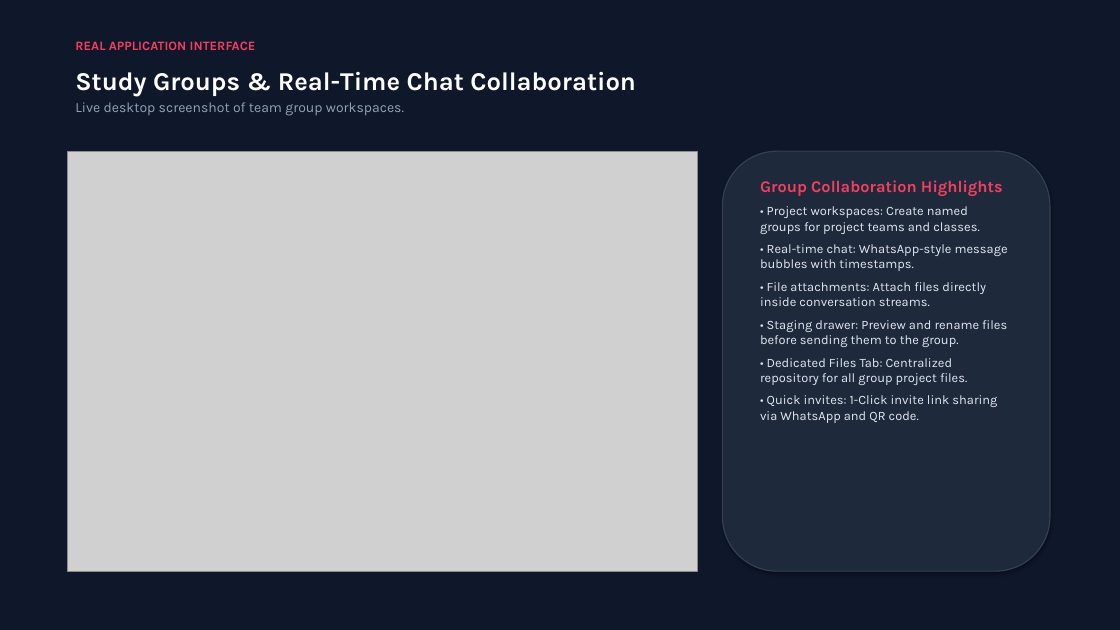
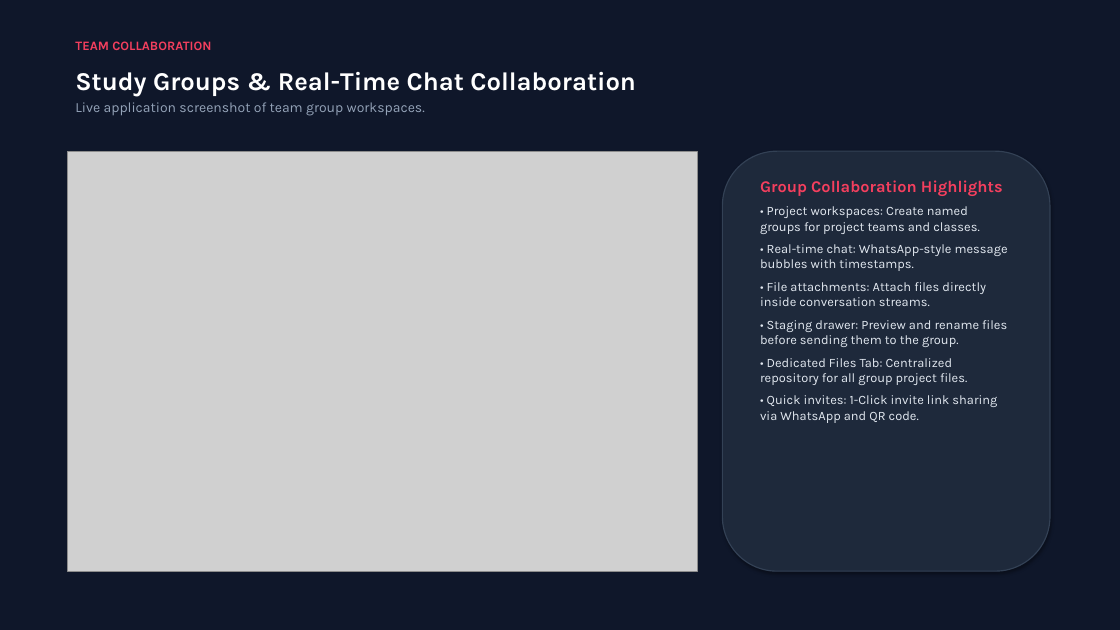
Before and after one commit to sathidevivaraprasadreddy/share, a slide deck: slide 9 of QuickShare_Project_Presentation.pptx (slide 7 before the commit). Drawn at 1120x630 pixels with LibreOffice and Linux fonts; fonts in the diff are those of the drawing; grey boxes stand for pictures. Boxes give left, top, right and bottom in pixels: in the first picture for what was removed or moved away, otherwise in the second. Text is boxed around its words. In the diff, an @@ line names an element or a change of style, - is before the commit and + after.

Commit message:
docs(presentation): complete 17-slide executive presentation with real screenshots of login and all core features

```diff
--- a/QuickShare_Project_Presentation.pptx
+++ b/QuickShare_Project_Presentation.pptx
@@ text at [75,41,211,50]: text changed @@
-REAL APPLICATION INTERFACE
+TEAM COLLABORATION
@@ text at [75,102,425,116]: text changed @@
-Live desktop screenshot of team group workspaces.
+Live application screenshot of team group workspaces.
```
Also in this commit, not shown: 7 other slides changed, 4 slides added, 2 other files.
